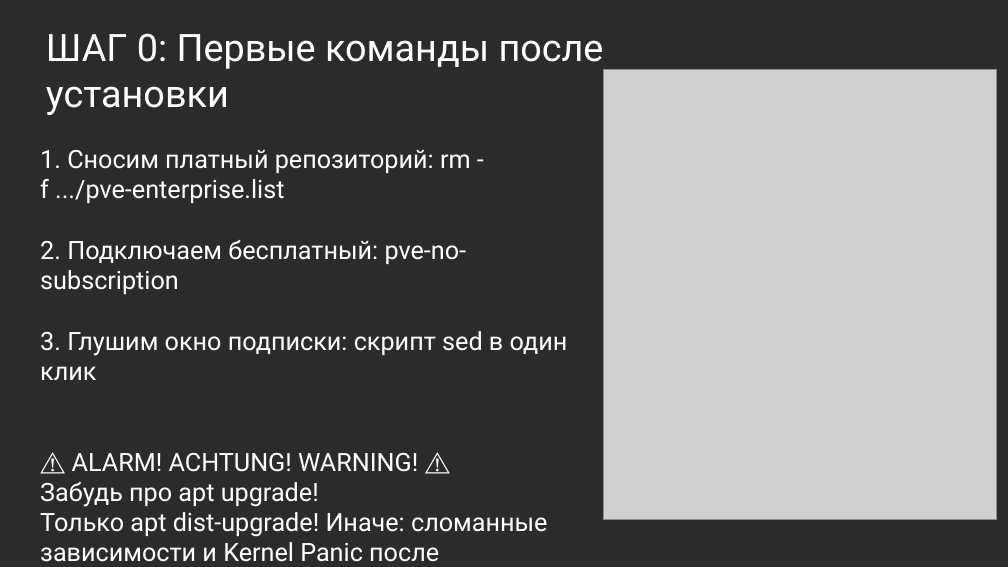
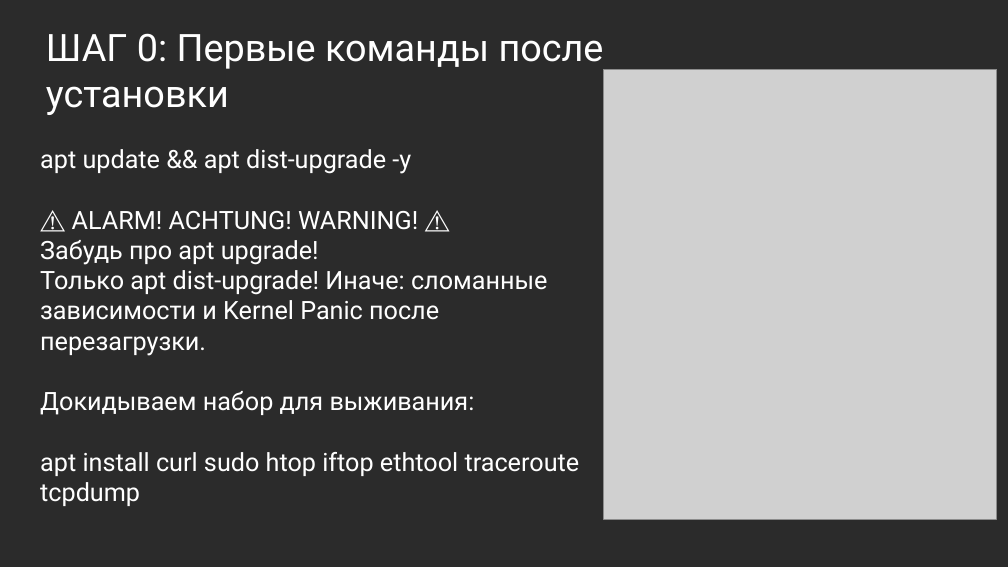
Before and after one commit to madnessman666/proxmox-ve-project, a slide deck: slide 5 of Презентация1.pptx (slide 4 before the commit). Drawn at 1008x567 pixels with LibreOffice and Linux fonts; fonts in the diff are those of the drawing; grey boxes stand for pictures; background and template pictures are left out; a plain dark background stands for a picture behind light text. Boxes give left, top, right and bottom in pixels: in the first picture for what was removed or moved away, otherwise in the second. Text is boxed around its words. In the diff, an @@ line names an element or a change of style, - is before the commit and + after.

```diff
--- a/Презентация1.pptx
+++ b/Презентация1.pptx
@@ text at box(40, 149, 411, 174): text changed @@
-1. Сносим платный репозиторий: rm -
-f .../pve-enterprise.list
-2. Подключаем бесплатный: pve-no-subscription
-3. Глушим окно подписки: скрипт sed в один клик
+apt update && apt dist-upgrade -y
@@ text at box(40, 391, 580, 506): paragraphs added @@
+Докидываем набор для выживания:
+apt install curl sudo htop iftop ethtool traceroute tcpdump
```
Also in this commit, not shown: 1 other slide changed, 1 slide added, 1 other file.
